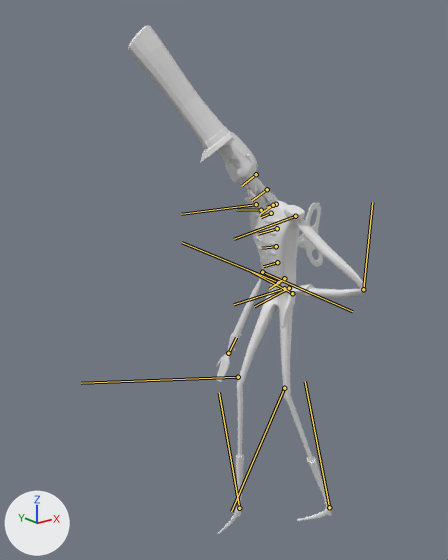
Two versions of the FBX model Assets/Art/Aggy/Animations/CutsceneAggy1.FBX, one commit apart.
Camera for both pictures: a camera (50 mm lens) standing at (-1.3, -4.11, 4.6) and looking at (2.19, 0.25, 2.85). The axes (+X, +Y, +Z) are drawn at lower left. The lights are the same throughout. Both versions are drawn at frame 933 of the action 'Take 001'; the numbers are the values there. The bones that bend it are drawn over the model as lines.

In view in the first picture: 'Aggy_Pivote', 'Hat', 'Key', 'Mouth'.
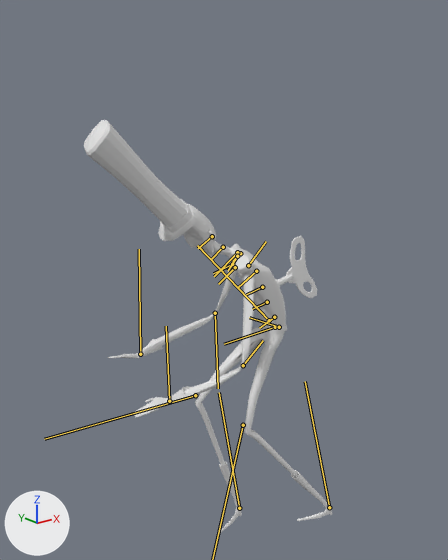
Location of each change, [x1, y1, x2, y2] in pixels of the pictures (448 x 560 px):
'Aggy_Pivote', posed (52% wider, 18% shorter): before [216, 132, 364, 534]; after [108, 204, 333, 534]
'Hat', posed (7% wider, 12% shorter): before [128, 26, 233, 163]; after [84, 120, 196, 241]
'Key', posed: before [298, 202, 323, 267]; after [276, 236, 317, 298]
'Mouth', posed: before [247, 189, 256, 200]; after [203, 251, 213, 259]
bone 'Base HumanPelvis', root to tip: before (284, 288) to (234, 304); after (275, 327) to (224, 344)
bone 'Base HumanLThigh', root to tip: before (289, 288) to (254, 306); after (279, 327) to (249, 317)
bone 'Base HumanRThigh', root to tip: before (278, 282) to (182, 242); after (269, 320) to (197, 245)
bone 'Base HumanRCalf', root to tip: before (238, 377) to (81, 383); after (195, 395) to (44, 439)
bone 'Base HumanSpine1', root to tip: before (284, 278) to (269, 289); after (274, 317) to (259, 328)
bone 'Base HumanSpine2', root to tip: before (277, 262) to (263, 266); after (267, 302) to (252, 309)
bone 'Base HumanSpine3', root to tip: before (276, 246) to (261, 248); after (262, 287) to (246, 294)
bone 'Base HumanSpine4', root to tip: before (277, 228) to (258, 234); after (256, 271) to (238, 287)
bone 'Base HumanRibcage', root to tip: before (276, 204) to (267, 207); after (240, 253) to (232, 262)
bone 'Base HumanLUpperarm', root to tip: before (295, 216) to (234, 239); after (248, 265) to (266, 241)
bone 'Base HumanLForearm', root to tip: before (363, 289) to (372, 202); after (243, 365) to (263, 340)
bone 'Base HumanLPalm', root to tip: before (292, 293) to (247, 269); after (169, 401) to (166, 326)
bone 'Base HumanRUpperarm', root to tip: before (256, 204) to (181, 214); after (237, 252) to (214, 276)
bone 'Base HumanRForearm', root to tip: before (262, 272) to (352, 311); after (215, 313) to (218, 388)
bone 'Base HumanRPalm', root to tip: before (228, 353) to (236, 337); after (140, 354) to (139, 249)
bone 'Base HumanNeck1', root to tip: before (273, 205) to (260, 214); after (237, 256) to (228, 270)
bone 'Base HumanNeck2', root to tip: before (267, 189) to (252, 200); after (223, 247) to (210, 260)
bone 'Base HumanHead', root to tip: before (256, 174) to (241, 186); after (212, 236) to (198, 248)

The edits, one by one:
Bone 'Base HumanPelvis' (bone_base_humanpelvis) moves from (-10.2, -15.7, 293.2) to (-49.1, -15.8, 281.1).
Bone 'Base HumanLThigh' (bone_base_humanlthigh) turns from (-4, -1, 11) to (-6, -13, 29) degrees about its own x, y and z.
Bone 'Base HumanLCalf' (bone_base_humanlcalf) turns from (-2, 13, -17) to (-18, 33, -56) degrees about its own x, y and z.
Bone 'Base HumanLFoot' (bone_base_humanlfoot) turns from (-3, -18, 20) to (-4, -18, 40) degrees about its own x, y and z.
Bone 'Base HumanRThigh' (bone_base_humanrthigh) turns from (5, 12, 28) to (12, 19, 54) degrees about its own x, y and z.
Bone 'Base HumanRCalf' (bone_base_humanrcalf) turns from (2, -9, -22) to (14, -22, -65) degrees about its own x, y and z.
Bone 'Base HumanRFoot' (bone_base_humanrfoot) turns from (-7, 25, -1) to (-6, 26, 17) degrees about its own x, y and z.
Bone 'Base HumanSpine1' (bone_base_humanspine1) turns from (1, 0, 1) to (0, 1, 3) degrees about its own x, y and z.
Bone 'Base HumanSpine2' (bone_base_humanspine2) turns from (2, 0, 1) to (-4, 3, 10) degrees about its own x, y and z.
Bone 'Base HumanSpine3' (bone_base_humanspine3) turns from (3, 0, 0) to (-5, 3, 12) degrees about its own x, y and z.
Bone 'Base HumanSpine4' (bone_base_humanspine4) turns from (3, -2, -1) to (-5, 3, 10) degrees about its own x, y and z.
Bone 'Base HumanRibcage' (bone_base_humanribcage) turns from (1, -1, -1) to (-2, 0, 0) degrees about its own x, y and z.
Bone 'Base HumanLUpperarm' (bone_base_humanlupperarm) turns from (-17, 33, -9) to (-99, 13, 48) degrees about its own x, y and z.
Bone 'Base HumanLForearm' (bone_base_humanlforearm) turns from (73, -138, 39) to (-127, -24, -62) degrees about its own x, y and z.
Bone 'Base HumanLPalm' (bone_base_humanlpalm) turns from (19, 31, -70) to (-93, 42, -36) degrees about its own x, y and z.
Bone 'Base HumanRUpperarm' (bone_base_humanrupperarm) turns from (33, 18, -2) to (-50, -3, 60) degrees about its own x, y and z.
Bone 'Base HumanRForearm' (bone_base_humanrforearm) turns from (-160, 5, 23) to (-158, -24, 68) degrees about its own x, y and z.
Bone 'Base HumanRPalm' (bone_base_humanrpalm) turns from (-174, 3, 23) to (117, -13, -1) degrees about its own x, y and z.
Bone 'Base HumanNeck1' (bone_base_humanneck1) turns from (-5, 3, 21) to (-1, -4, 16) degrees about its own x, y and z.
Bone 'Base HumanNeck2' (bone_base_humanneck2) turns from (-19, 12, 18) to (3, -19, -3) degrees about its own x, y and z.
Bone 'Base HumanHead' (bone_base_humanhead) turns from (-1, 9, -12) to (-8, -5, -15) degrees about its own x, y and z.
